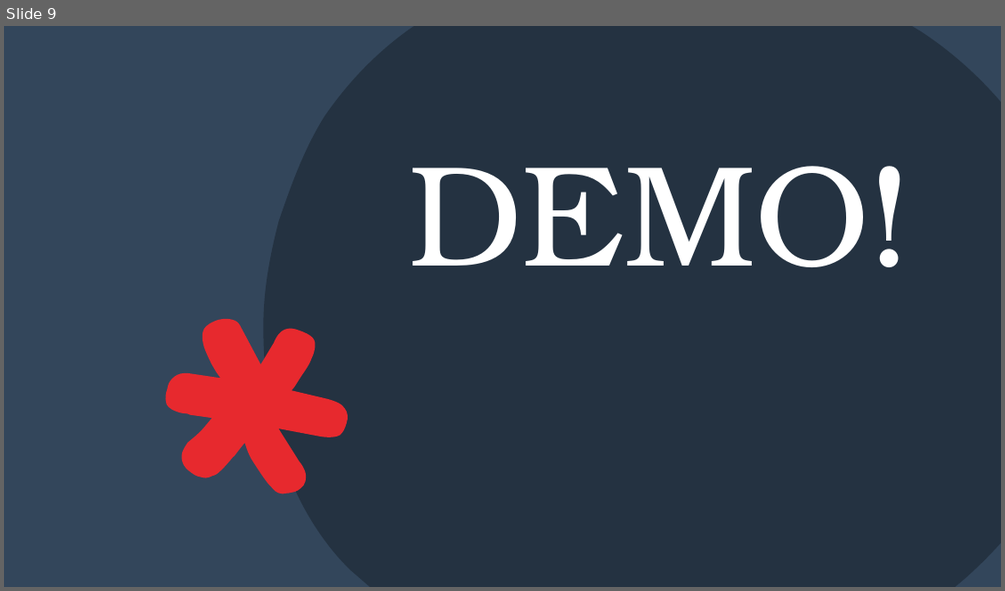
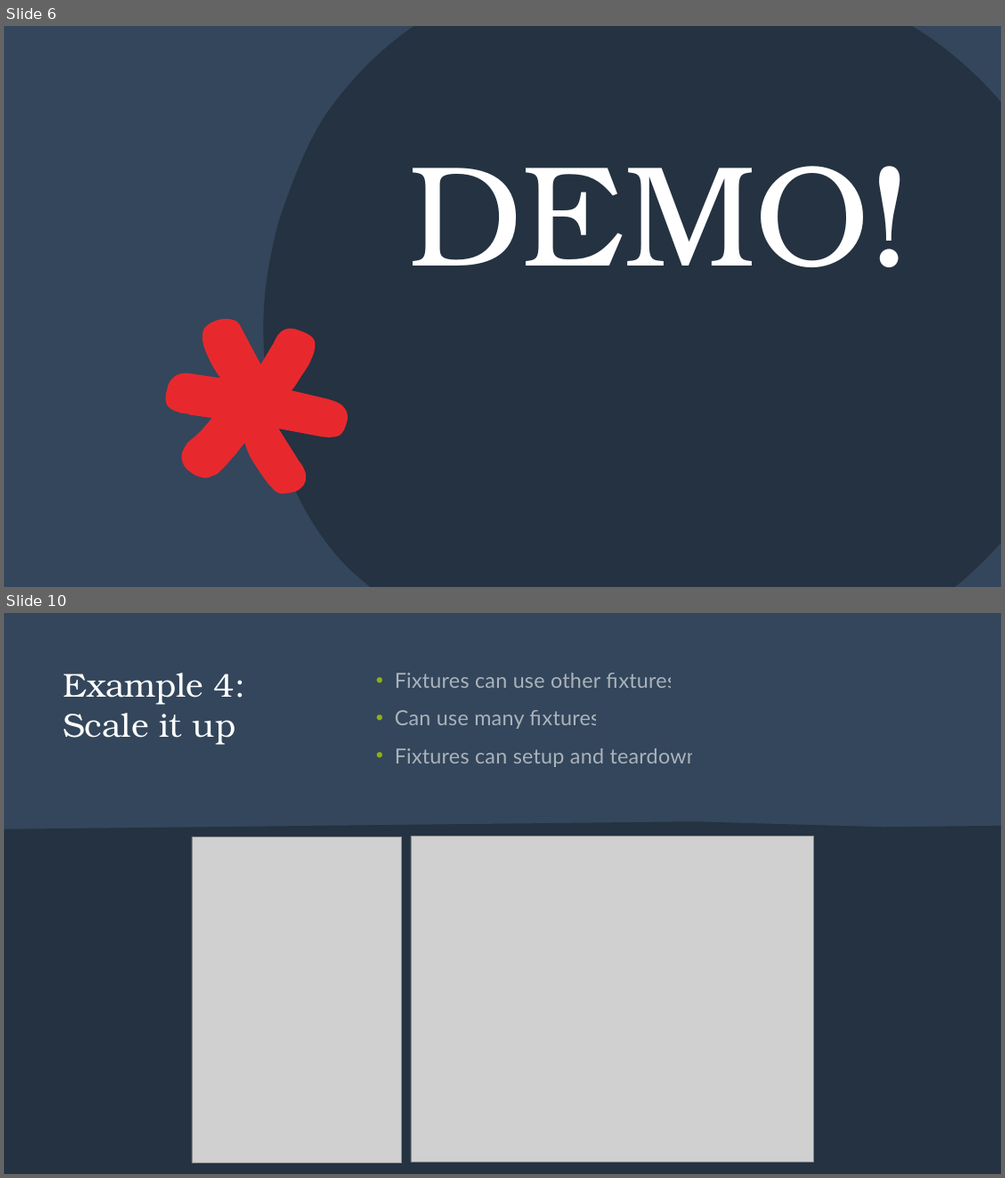
Before and after one commit to hc-sc-ocdo-bdpd/testing-demo, a slide deck: UnitTestingInPython.pptx. Shown one above the other, each under a label of ours: slide 9 before the commit, slides 6 and 10 after it; the slides between them are not shown. The pictures are 1005x591 and 1005x1178 pixels, drawn with LibreOffice and Linux fonts; fonts in the diff are those of the drawing; grey boxes stand for pictures. Boxes give left, top, right and bottom in pixels: in the first picture for what was removed or moved away, otherwise in the second. Text is boxed around its words. In the diff, an @@ line names an element or a change of style, - is before the commit and + after.

Commit message:
update examples and slides

```diff
--- a/UnitTestingInPython.pptx
+++ b/UnitTestingInPython.pptx
@@ slide 10 added at (x1=4, y1=613, x2=1001, y2=1174), background #243241 @@
@@ rectangle added at (x1=4, y1=613, x2=1001, y2=1174), fill #33465B @@
@@ title added at (x1=63, y1=673, x2=245, y2=745), 32 pt, text #FFFFFF @@
+Example 4: Scale it up
@@ text added at (x1=395, y1=673, x2=698, y2=767), 20 pt, text #FFFFFF at 58% opacity @@
+• Fixtures can use other fixtures
+• Can use many fixtures
+• Fixtures can setup and teardown
@@ freeform shape added at (x1=4, y1=821, x2=1001, y2=1174), fill #243241 @@
@@ picture added at (x1=192, y1=836, x2=402, y2=1163) @@
@@ picture added at (x1=411, y1=835, x2=813, y2=1162) @@
@@ what was slide 9 is now slide 6 @@
```
Also in this commit, not shown: 4 other slides added, 1 slide removed, 1 other file.
